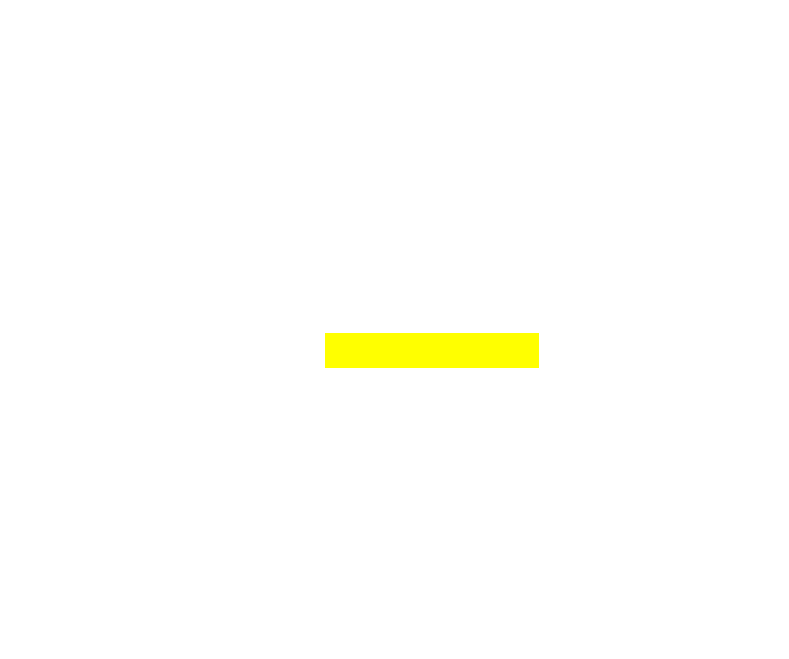
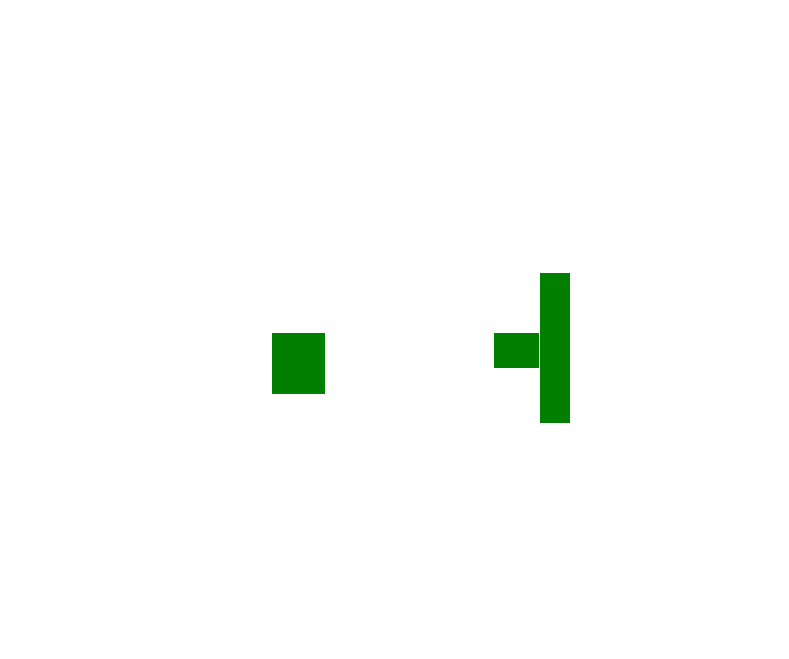
The second 789 x 659 image is a revision of the first. Changes to its layers:
renamed "Beep" to "Warning sound", showed it, painted on it over [left=272, top=273, right=570, bottom=423]
hid "One way" over [left=325, top=333, right=539, bottom=368]
showed "Empty space" over [left=272, top=273, right=570, bottom=423]
